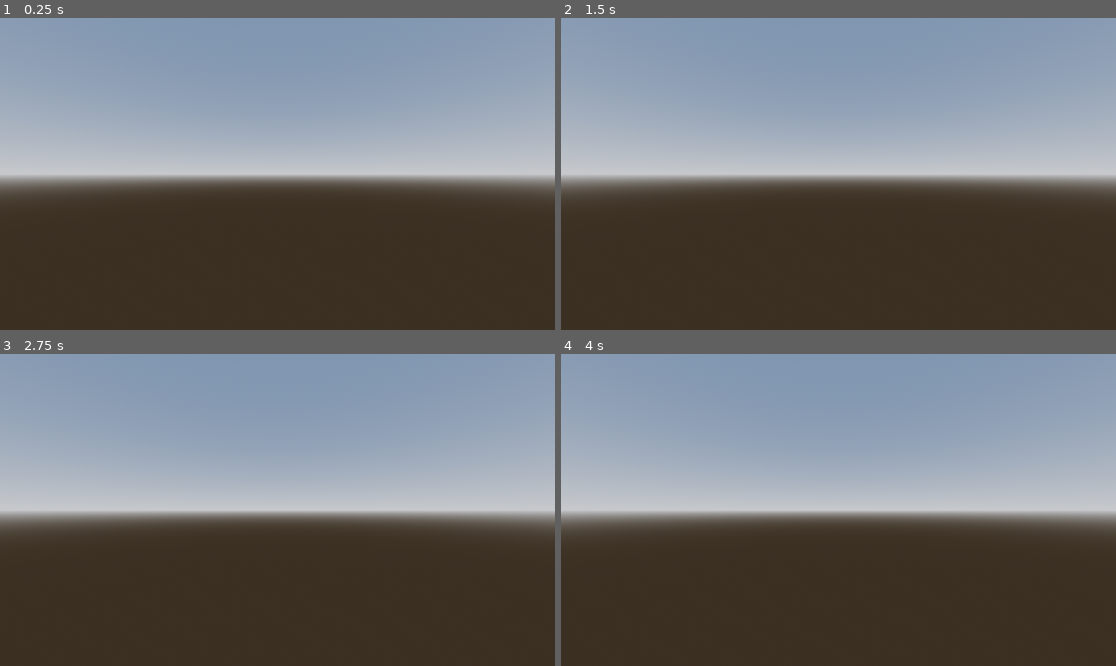
Above: before the commit, frames 1-4 (two rows, left to right).
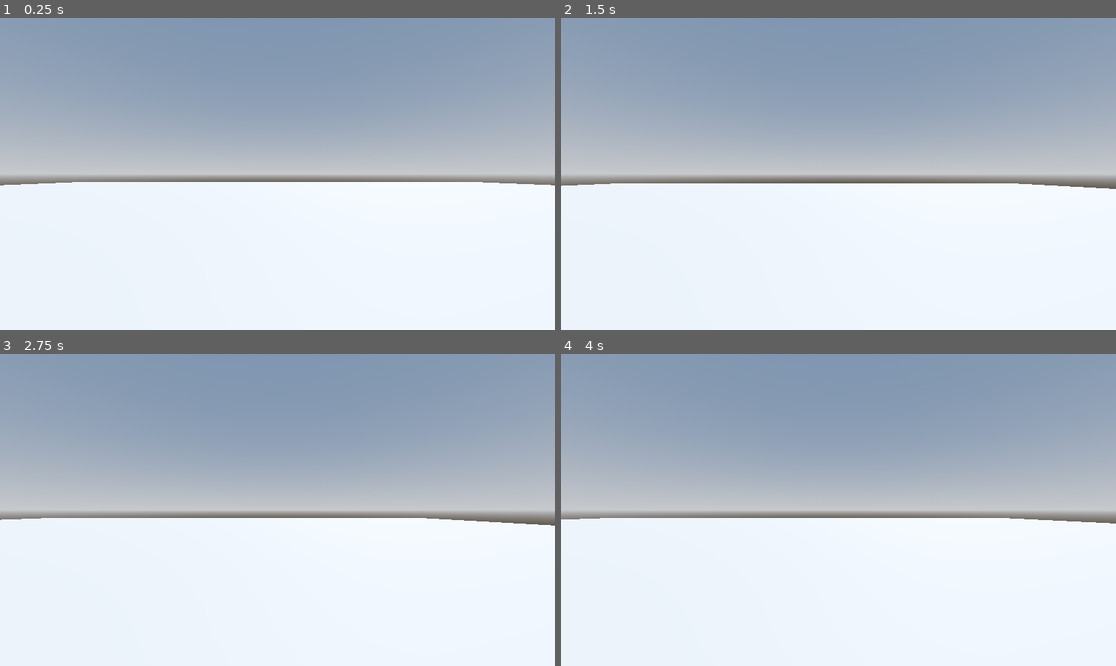
Above: after the commit, the same moments.

Repository: BlurryGames/RoboRampage
Game: Godot game, scene res://levels/sand_box.tscn
Two runs of this game, one before a commit and one after it. Both use one fixed random seed, a clock stepped at 60 frames per second and the inputs below.
Inputs:
- Up to frame 1 (0.25 s): no input
- Up to frame 2 (1.5 s): tap Enter at 0.5 s; hold D (move_right, bound only after the commit) 0.53-1.28 s; tap Space (jump, bound only after the commit) at 0.6, 0.77, 1.07, 1.25, 1.35 s; hold S (move_back, bound only after the commit) from 1.28 s (still down)
- Up to frame 3 (2.75 s): tap Space (jump, bound only after the commit) at 1.52, 1.82, 2.1 s; release S (move_back, bound only after the commit) at 2.03 s; hold D (move_right, bound only after the commit) from 2.03 s (still down)
- Up to frame 4 (4 s): release D (move_right, bound only after the commit) at 2.78 s; hold W (move_forward, bound only after the commit) 2.78-3.53 s; tap Space (jump, bound only after the commit) at 2.85, 3.02, 3.32, 3.6, 3.77 s; hold A (move_left, bound only after the commit) from 3.53 s (still down)

The runs differ from the first frame. In frame 1, 47% of the frame differs, in the area x 0-100%, y 52-100%; in frame 2, 47%; in frame 3, 47%; in frame 4, 47%.

Commit message:
Section4: Robo Rampage / Lesson3: First Person Movement

Diff:
--- a/levels/sand_box.tscn
+++ b/levels/sand_box.tscn
@@ -1,4 +1,6 @@
-[gd_scene load_steps=4 format=3 uid="uid://cq67mdwkbq73b"]
+[gd_scene load_steps=5 format=3 uid="uid://cq67mdwkbq73b"]
+
+[ext_resource type="PackedScene" uid="uid://b86xs7k1u6yrc" path="res://player/player.tscn" id="1_2dw65"]
 
 [sub_resource type="ProceduralSkyMaterial" id="ProceduralSkyMaterial_3ogje"]
 sky_horizon_color = Color(0.64625, 0.65575, 0.67075, 1)
@@ -27,4 +29,5 @@
 use_collision = true
 size = Vector3(64, 1, 64)
 
-[node name="Camera3D" type="Camera3D" parent="."]
+[node name="Player" parent="." instance=ExtResource("1_2dw65")]
+transform = Transform3D(1, 0, 0, 0, 1, 0, 0, 0, 1, 0, 1, 0)
--- /dev/null
+++ b/player/player.gd
@@ -0,0 +1,24 @@
+extends CharacterBody3D
+
+const SPEED = 5.0
+const JUMP_VELOCITY = 4.5
+
+var gravity: float = ProjectSettings.get_setting("physics/3d/default_gravity")
+
+func _physics_process(delta: float) -> void:
+	if not is_on_floor():
+		velocity.y -= gravity * delta
+
+	if Input.is_action_just_pressed("jump") and is_on_floor():
+		velocity.y = JUMP_VELOCITY
+
+	var input_dir := Input.get_vector("move_left", "move_right", "move_forward", "move_back")
+	var direction := (transform.basis * Vector3(input_dir.x, 0, input_dir.y)).normalized()
+	if direction:
+		velocity.x = direction.x * SPEED
+		velocity.z = direction.z * SPEED
+	else:
+		velocity.x = move_toward(velocity.x, 0, SPEED)
+		velocity.z = move_toward(velocity.z, 0, SPEED)
+
+	move_and_slide()
--- /dev/null
+++ b/player/player.tscn
@@ -0,0 +1,19 @@
+[gd_scene load_steps=4 format=3 uid="uid://b86xs7k1u6yrc"]
+
+[ext_resource type="Script" path="res://player/player.gd" id="1_rqva8"]
+
+[sub_resource type="CapsuleMesh" id="CapsuleMesh_lbar4"]
+
+[sub_resource type="CapsuleShape3D" id="CapsuleShape3D_iqcxw"]
+
+[node name="Player" type="CharacterBody3D"]
+script = ExtResource("1_rqva8")
+
+[node name="MeshInstance3D" type="MeshInstance3D" parent="."]
+mesh = SubResource("CapsuleMesh_lbar4")
+
+[node name="CollisionShape3D" type="CollisionShape3D" parent="."]
+shape = SubResource("CapsuleShape3D_iqcxw")
+
+[node name="Camera3D" type="Camera3D" parent="."]
+transform = Transform3D(1, 0, 0, 0, 1, 0, 0, 0, 1, 0, 0.3, 0)
--- a/project.godot
+++ b/project.godot
@@ -18,5 +18,34 @@
 [file_customization]
 
 folder_colors={
-"res://levels/": "green"
+"res://levels/": "green",
+"res://player/": "yellow"
 }
+
+[input]
+
+move_forward={
+"deadzone": 0.5,
+"events": [Object(InputEventKey,"resource_local_to_scene":false,"resource_name":"","device":-1,"window_id":0,"alt_pressed":false,"shift_pressed":false,"ctrl_pressed":false,"meta_pressed":false,"pressed":false,"keycode":0,"physical_keycode":87,"key_label":0,"unicode":119,"echo":false,"script":null)
+]
+}
+move_back={
+"deadzone": 0.5,
+"events": [Object(InputEventKey,"resource_local_to_scene":false,"resource_name":"","device":-1,"window_id":0,"alt_pressed":false,"shift_pressed":false,"ctrl_pressed":false,"meta_pressed":false,"pressed":false,"keycode":0,"physical_keycode":83,"key_label":0,"unicode":115,"echo":false,"script":null)
+]
+}
+move_left={
+"deadzone": 0.5,
+"events": [Object(InputEventKey,"resource_local_to_scene":false,"resource_name":"","device":-1,"window_id":0,"alt_pressed":false,"shift_pressed":false,"ctrl_pressed":false,"meta_pressed":false,"pressed":false,"keycode":0,"physical_keycode":65,"key_label":0,"unicode":97,"echo":false,"script":null)
+]
+}
+move_right={
+"deadzone": 0.5,
+"events": [Object(InputEventKey,"resource_local_to_scene":false,"resource_name":"","device":-1,"window_id":0,"alt_pressed":false,"shift_pressed":false,"ctrl_pressed":false,"meta_pressed":false,"pressed":false,"keycode":0,"physical_keycode":68,"key_label":0,"unicode":100,"echo":false,"script":null)
+]
+}
+jump={
+"deadzone": 0.5,
+"events": [Object(InputEventKey,"resource_local_to_scene":false,"resource_name":"","device":-1,"window_id":0,"alt_pressed":false,"shift_pressed":false,"ctrl_pressed":false,"meta_pressed":false,"pressed":false,"keycode":32,"physical_keycode":32,"key_label":32,"unicode":32,"echo":false,"script":null)
+]
+}
